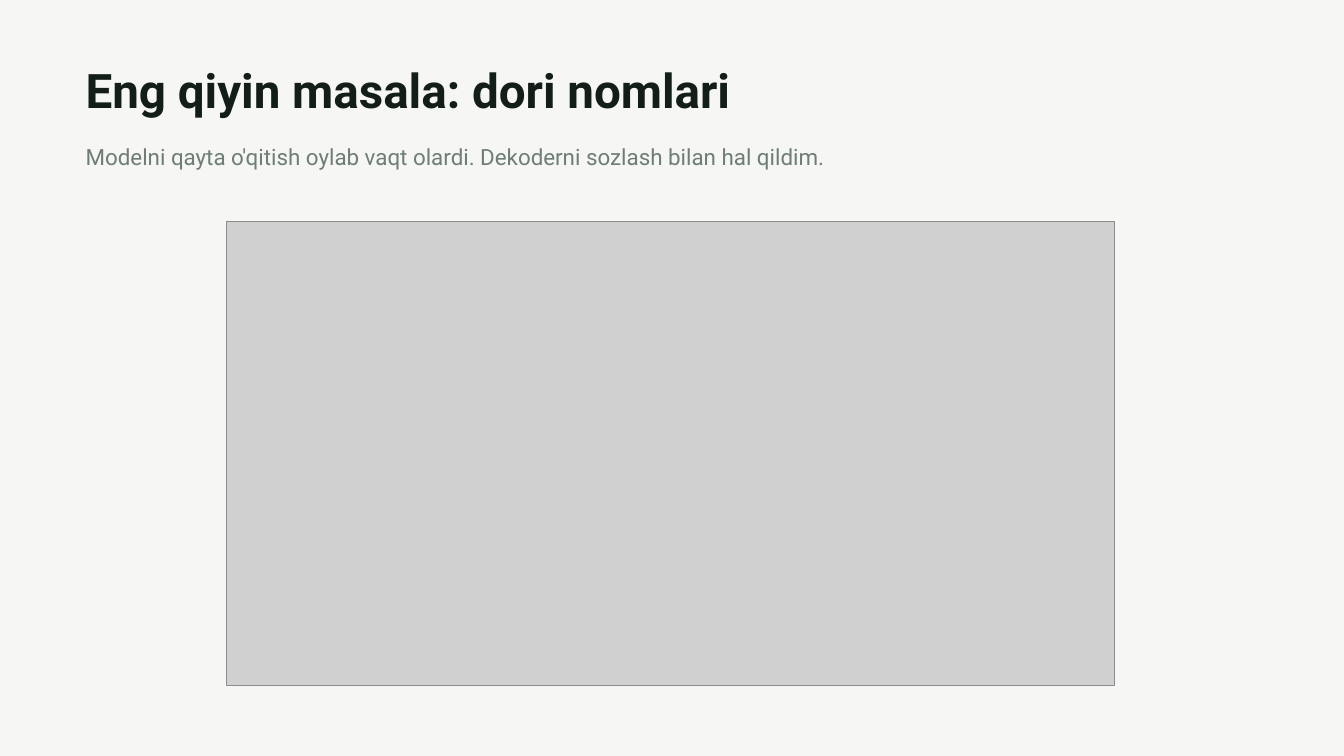
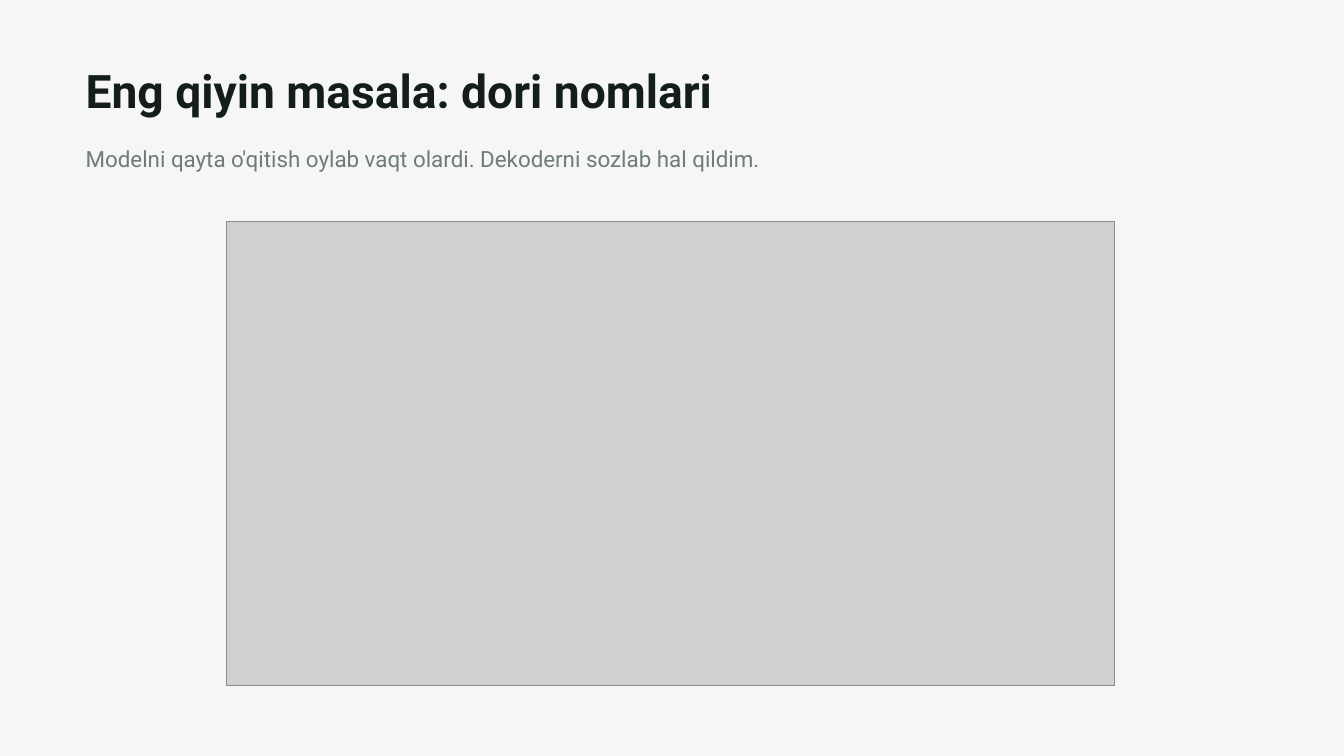
Before and after one commit to VohidovTohirjon/voice-to-text-openemr, a slide deck: slide 4 of docs/OpenEMR-ovozli-yozuv.pptx (slide 5 before the commit). Drawn at 1344x756 pixels with LibreOffice and Linux fonts; fonts in the diff are those of the drawing; grey boxes stand for pictures. Boxes give left, top, right and bottom in pixels: in the first picture for what was removed or moved away, otherwise in the second. Text is boxed around its words. In the diff, an @@ line names an element or a change of style, - is before the commit and + after.

```diff
--- a/docs/OpenEMR-ovozli-yozuv.pptx
+++ b/docs/OpenEMR-ovozli-yozuv.pptx
@@ text "Eng qiyin masala: dori nomlari" at [86, 73, 712, 118]: size 34 to 33 pt; more space between paragraphs @@
@@ text at [86, 150, 759, 172]: text changed @@
-Modelni qayta o'qitish oylab vaqt olardi. Dekoderni sozlash bilan hal qildim.
+Modelni qayta o'qitish oylab vaqt olardi. Dekoderni sozlab hal qildim.
```
Also in this commit, not shown: 4 other slides changed, 1 slide added, 5 slides removed.
